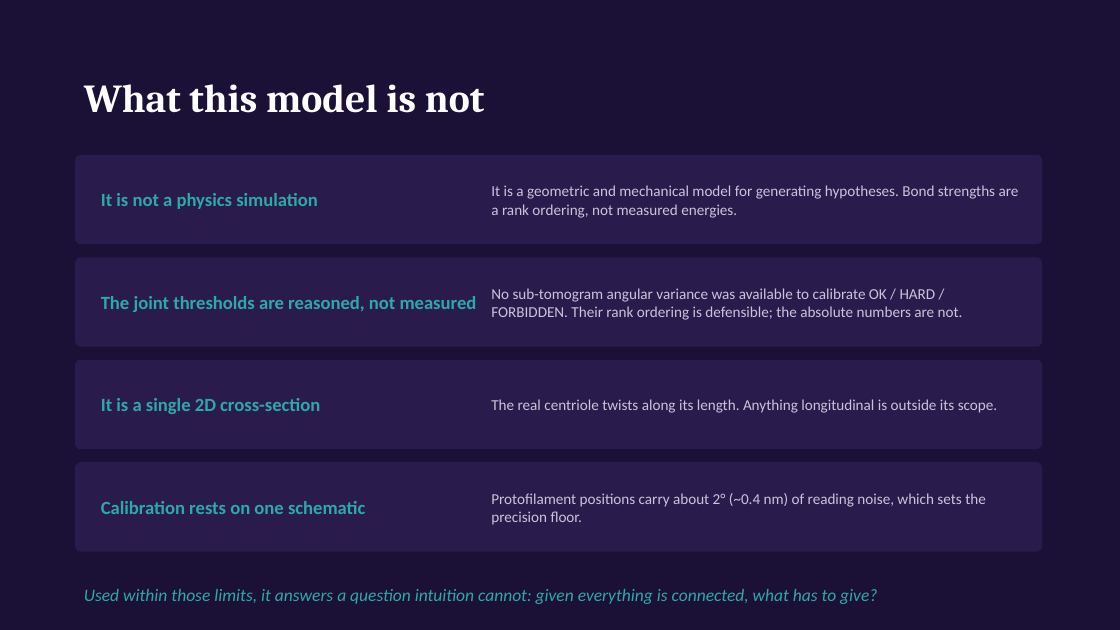
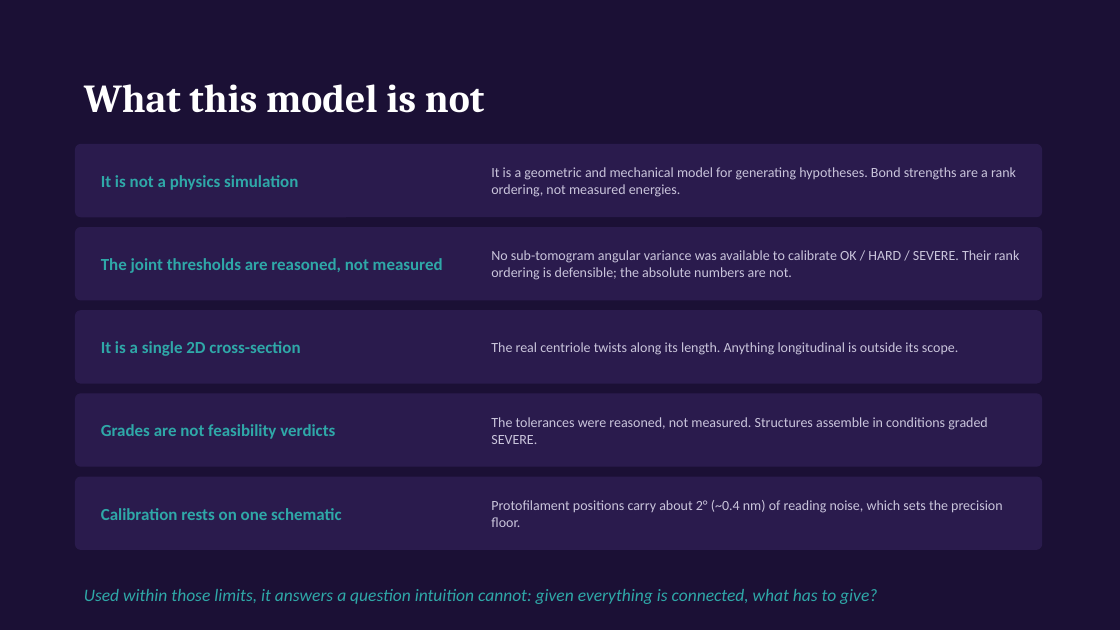
Before and after one commit to UPGON/CenGeometry, a slide deck: slide 12 of presentations/01_CenGeometry_Introduction.pptx (slide 11 before the commit). Drawn at 1120x630 pixels with LibreOffice and Linux fonts; fonts in the diff are those of the drawing. Boxes give left, top, right and bottom in pixels: in the first picture for what was removed or moved away, otherwise in the second. Text is boxed around its words. In the diff, an @@ line names an element or a change of style, - is before the commit and + after.

```diff
--- a/presentations/01_CenGeometry_Introduction.pptx
+++ b/presentations/01_CenGeometry_Introduction.pptx
@@ rounded rectangle: place and size @@
-rounded rectangle at [76,155,1042,244]
+rounded rectangle at [76,145,1042,217]
@@ text "It is not a physics ...": place and size @@
-text "It is not a physics ..." at [101,193,318,209]
+text "It is not a physics ..." at [101,175,298,190]
@@ text "It is a geometric and ...": place and size @@
-text "It is a geometric and ..." at [491,185,1019,218]
+text "It is a geometric and ..." at [491,167,1016,197]
@@ proportions changed in 4 elements at [76,477,1042,549], [76,145,1042,217], [76,394,1042,466], [76,228,1042,300] @@
@@ rounded rectangle: place and size @@
-rounded rectangle at [76,258,1042,346]
+rounded rectangle at [76,228,1042,300]
@@ text "The joint thresholds are reasoned, ...": place and size @@
-text "The joint thresholds are reasoned, ..." at [101,296,477,312]
+text "The joint thresholds are reasoned, ..." at [101,258,443,273]
@@ text at [491,250,1019,280]: text changed; size 13 to 12 pt @@
-No sub-tomogram angular variance was available to calibrate OK / HARD / FORBIDDEN. Their rank ordering is defensible; the absolute numbers are not.
+No sub-tomogram angular variance was available to calibrate OK / HARD / SEVERE. Their rank ordering is defensible; the absolute numbers are not.
@@ rounded rectangle added at [76,311,1042,383], fill #2A1B4D, outline #2A1B4D 1 pt @@
@@ size 16 to 14.5 pt in 4 elements at [101,508,341,520], [101,175,298,190], [101,258,443,273], [101,341,300,356] @@
@@ text "It is a single 2D ...": place and size @@
-text "It is a single 2D ..." at [101,398,320,414]
+text "It is a single 2D ..." at [101,341,300,356]
@@ size 13 to 12 pt in 3 elements at [491,500,1002,527], [491,167,1016,197], [491,342,958,355] @@
@@ text "The real centriole twists along ...": place and size @@
-text "The real centriole twists along ..." at [491,399,997,413]
+text "The real centriole twists along ..." at [491,342,958,355]
@@ rounded rectangle: place and size @@
-rounded rectangle at [76,360,1042,449]
+rounded rectangle at [76,394,1042,466]
@@ text added at [491,417,987,444], 12 pt, text #C9C4DB @@
+The tolerances were reasoned, not measured. Structures assemble in conditions graded SEVERE.
@@ text added at [101,424,335,439], 14.5 pt, text #2FA8A8, bold @@
+Grades are not feasibility verdicts
@@ rounded rectangle: place and size @@
-rounded rectangle at [76,463,1042,551]
+rounded rectangle at [76,477,1042,549]
@@ text "Calibration rests on one schematic": place and size @@
-text "Calibration rests on one schematic" at [101,501,365,514]
+text "Calibration rests on one schematic" at [101,508,341,520]
@@ text "Protofilament positions carry about 2° ...": place and size @@
-text "Protofilament positions carry about 2° ..." at [491,493,986,525]
+text "Protofilament positions carry about 2° ..." at [491,500,1002,527]
```
Also in this commit, not shown: 2 other slides changed, 1 slide added, 3 other files.
